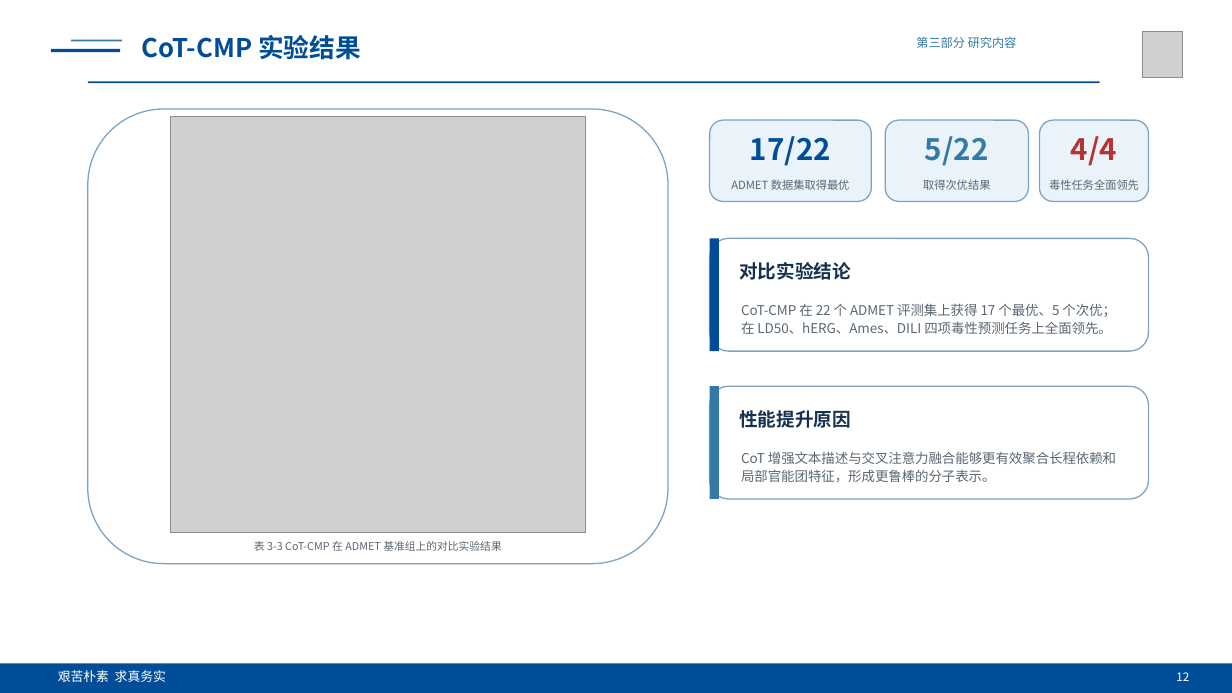
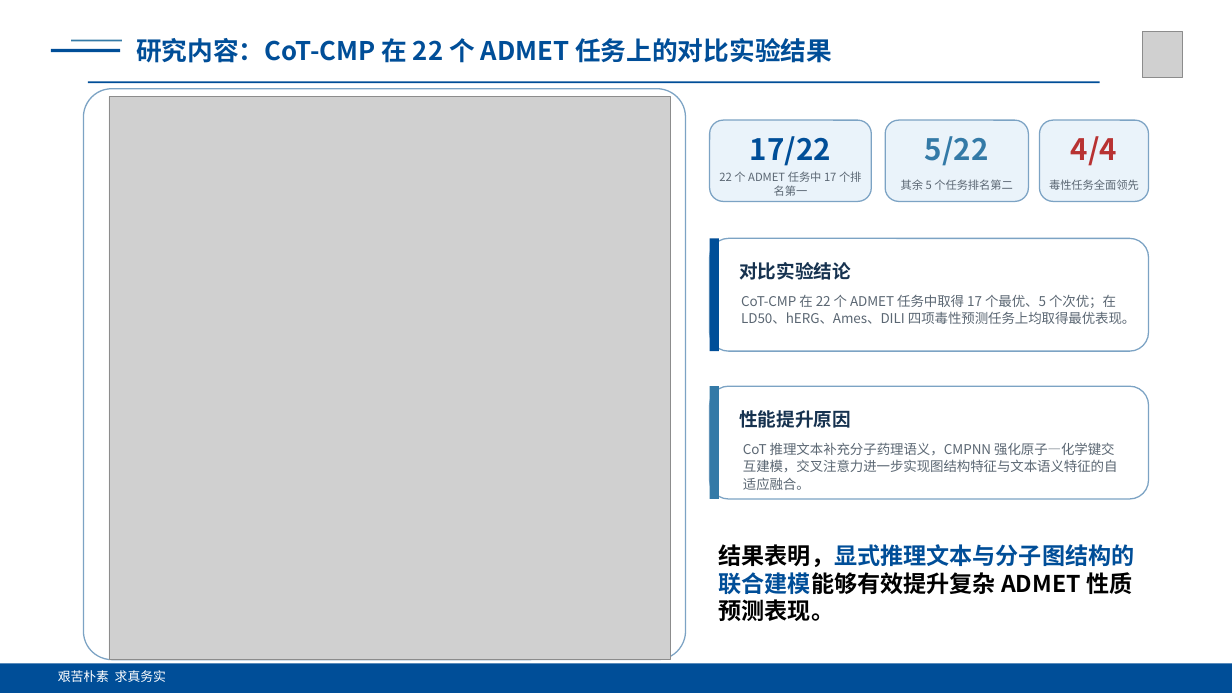
Before and after one commit to fanshuaiyao/BYFinall, a slide deck: slide 12 of 答辩/ppt/基于多模态学习的药物分子性质预测研究_答辩PPT.pptx (slide 9 before the commit). Drawn at 1232x693 pixels with LibreOffice and Linux fonts; fonts in the diff are those of the drawing; grey boxes stand for pictures. Boxes give left, top, right and bottom in pixels: in the first picture for what was removed or moved away, otherwise in the second. Text is boxed around its words. In the diff, an @@ line names an element or a change of style, - is before the commit and + after.

```diff
--- a/答辩/ppt/基于多模态学习的药物分子性质预测研究_答辩PPT.pptx
+++ b/答辩/ppt/基于多模态学习的药物分子性质预测研究_答辩PPT.pptx
@@ text at (136, 38, 832, 63): text changed @@
-CoT-CMP 实验结果
+研究内容：CoT-CMP 在 22 个 ADMET 任务上的对比实验结果
@@ text removed at (916, 36, 1017, 48) @@
-第三部分 研究内容
@@ rounded rectangle: place and size @@
-rounded rectangle at (88, 109, 668, 564)
+rounded rectangle at (83, 89, 686, 660)
@@ rounded rectangle at (83, 89, 686, 660): proportions changed @@
@@ picture: place and size @@
-picture at (171, 116, 586, 532)
+picture at (109, 97, 671, 660)
@@ text at (719, 171, 861, 196): text changed @@
-ADMET 数据集取得最优
+22 个 ADMET 任务中 17 个排名第一
@@ text at (901, 179, 1013, 190): text changed @@
-取得次优结果
+其余 5 个任务排名第二
@@ text at (741, 294, 1135, 324): text changed @@
-CoT-CMP 在 22 个 ADMET 评测集上获得 17 个最优、5 个次优；在 LD50、hERG、Ames、DILI 四项毒性预测任务上全面领先。
+CoT-CMP 在 22 个 ADMET 任务中取得 17 个最优、5 个次优；在 LD50、hERG、Ames、DILI 四项毒性预测任务上均取得最优表现。
@@ text at (743, 442, 1118, 490): text changed @@
-CoT 增强文本描述与交叉注意力融合能够更有效聚合长程依赖和局部官能团特征，形成更鲁棒的分子表示。
+CoT 推理文本补充分子药理语义，CMPNN 强化原子—化学键交互建模，交叉注意力进一步实现图结构特征与文本语义特征的自适应融合。
@@ text removed at (254, 541, 502, 551) @@
-表 3-3 CoT-CMP 在 ADMET 基准组上的对比实验结果
@@ text added at (719, 544, 1135, 621), 18 pt, text #000000, bold @@
+结果表明，显式推理文本与分子图结构的联合建模能够有效提升复杂 ADMET 性质预测表现。
@@ text removed at (1176, 672, 1189, 681) @@
-12
```
Also in this commit, not shown: 8 other slides changed, 7 slides added, 2 slides removed, 23 other files.
